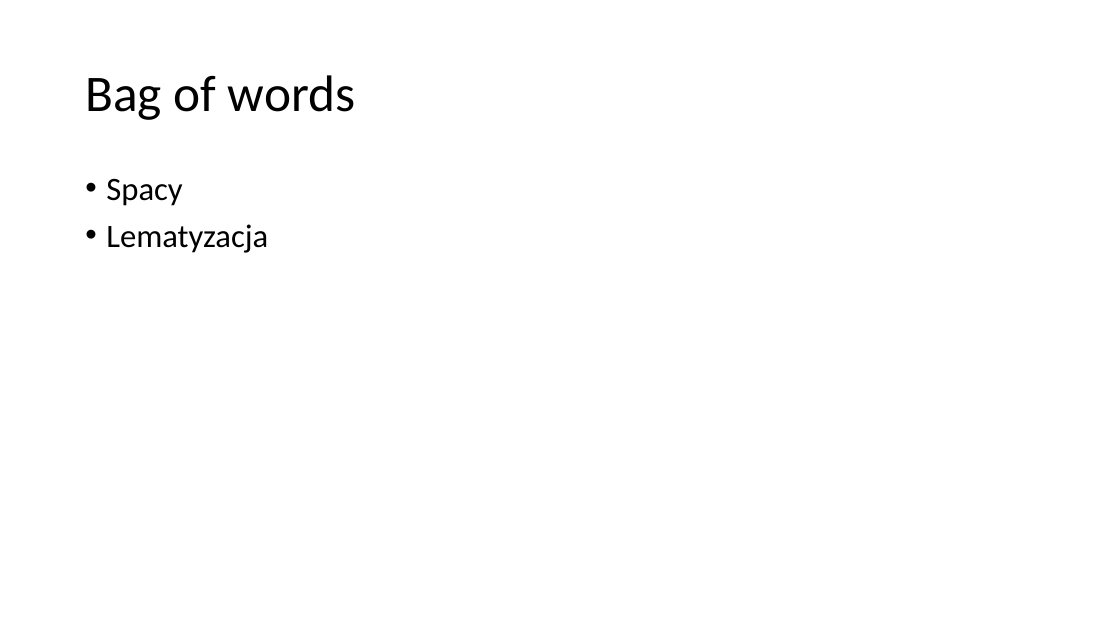
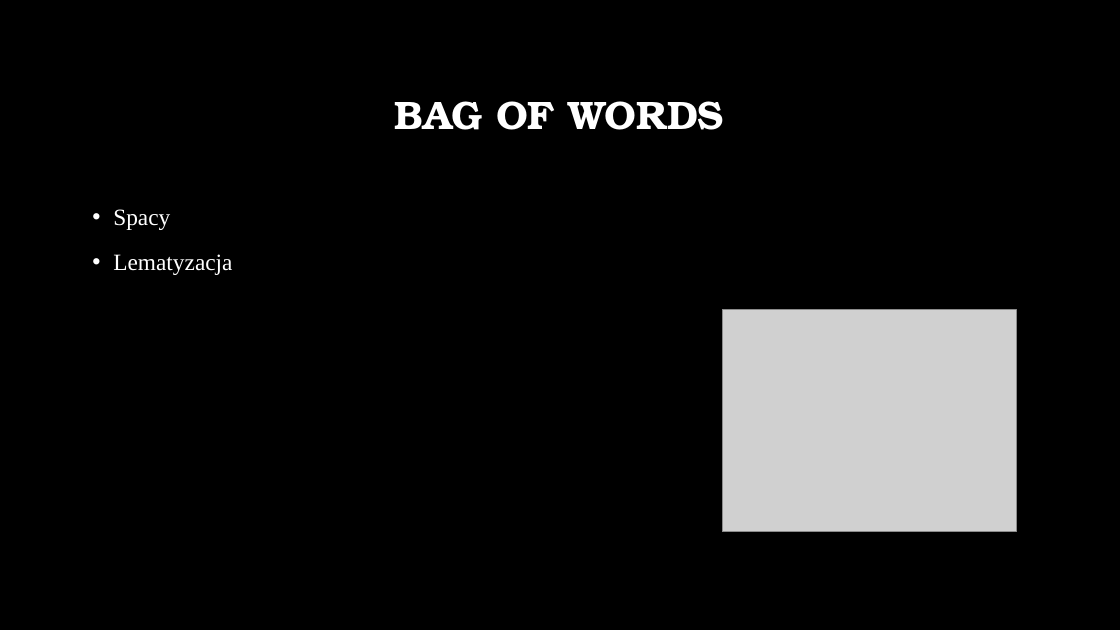
Before and after one commit to witasm/MAGIW, a slide deck: slide 4 of MAGIW_KarateKIID.pptx. Drawn at 1120x630 pixels with LibreOffice and Linux fonts; fonts in the diff are those of the drawing; grey boxes stand for pictures; background and template pictures are left out. Boxes give left, top, right and bottom in pixels: in the first picture for what was removed or moved away, otherwise in the second. Text is boxed around its words. In the diff, an @@ line names an element or a change of style, - is before the commit and + after.

```diff
--- a/MAGIW_KarateKIID.pptx
+++ b/MAGIW_KarateKIID.pptx
@@ background #FFFFFF to picture (left out) @@
@@ title at (395, 101, 724, 130): text changed; size 44 to 34 pt; font Calibri to TeX Gyre Bonum; text colour #000000 to #FFFFFF; bold on @@
-Bag of words
+BAG OF WORDS
@@ text "Spacy": place and size @@
-text "Spacy" at (106, 178, 268, 253)
+text "Spacy" at (113, 209, 232, 275)
@@ text "Spacy" at (113, 209, 232, 275): size 28 to 20 pt, font Calibri to Times New Roman, text colour #000000 to #FFFFFF; line spacing 0.9 to 1.2 @@
@@ picture added at (723, 310, 1017, 533) @@
```
Also in this commit, not shown: 5 other slides changed.
